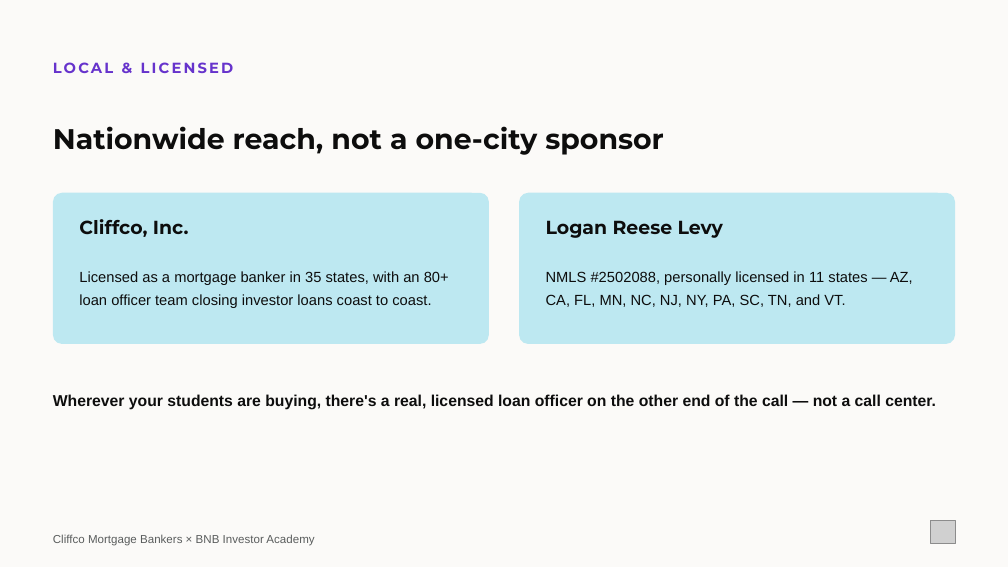
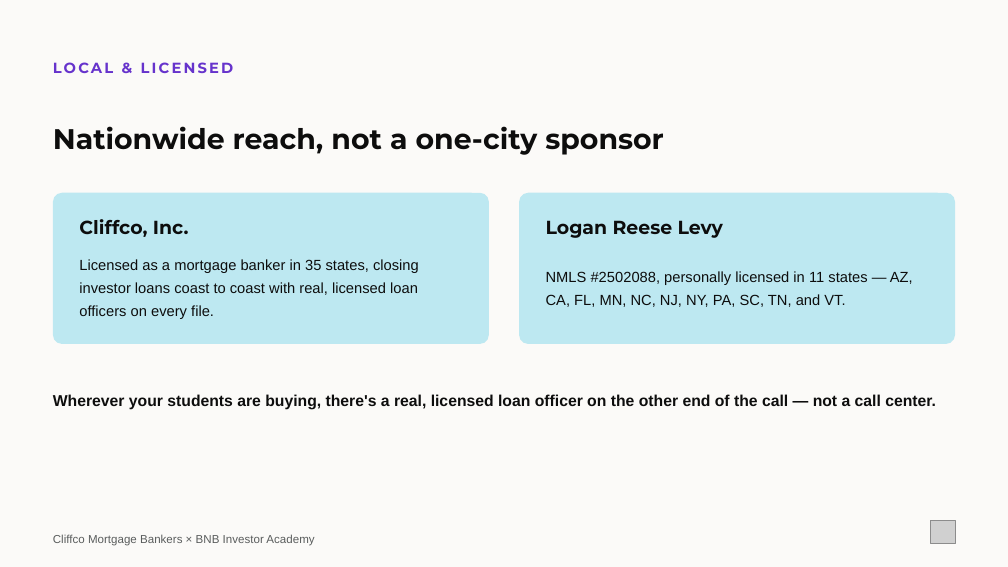
Before and after one commit to loganlevy1/STR, a slide deck: slide 7 of outreach/pitch-decks/cliffco-michael-elefante-partnership.pptx. Drawn at 1008x567 pixels with LibreOffice and Linux fonts; fonts in the diff are those of the drawing; grey boxes stand for pictures. Boxes give left, top, right and bottom in pixels: in the first picture for what was removed or moved away, otherwise in the second. Text is boxed around its words. In the diff, an @@ line names an element or a change of style, - is before the commit and + after.

```diff
--- a/outreach/pitch-decks/cliffco-michael-elefante-partnership.pptx
+++ b/outreach/pitch-decks/cliffco-michael-elefante-partnership.pptx
@@ text at box(79, 259, 419, 319): text changed @@
-Licensed as a mortgage banker in 35 states, with an 80+ loan officer team closing investor loans coast to coast.
+Licensed as a mortgage banker in 35 states, closing investor loans coast to coast with real, licensed loan officers on every file.
```
Also in this commit, not shown: 2 other slides changed, 3 other files.
